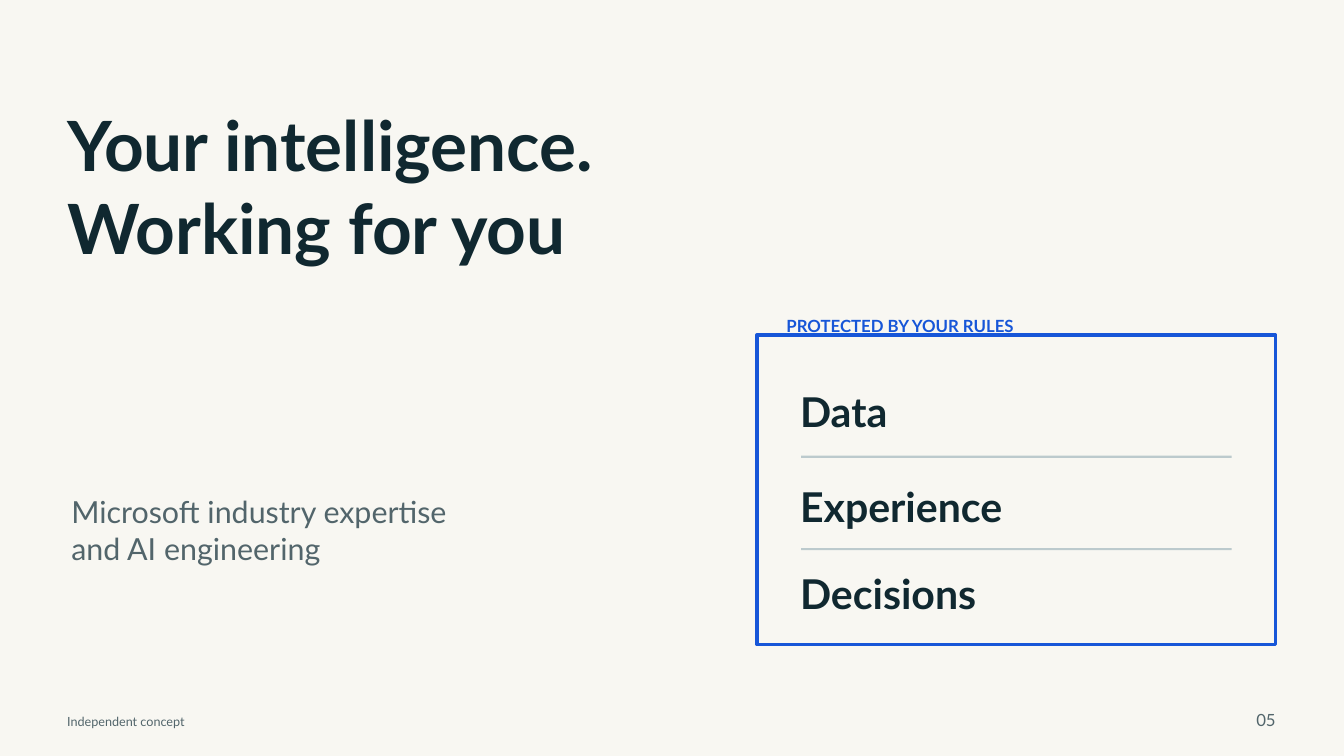
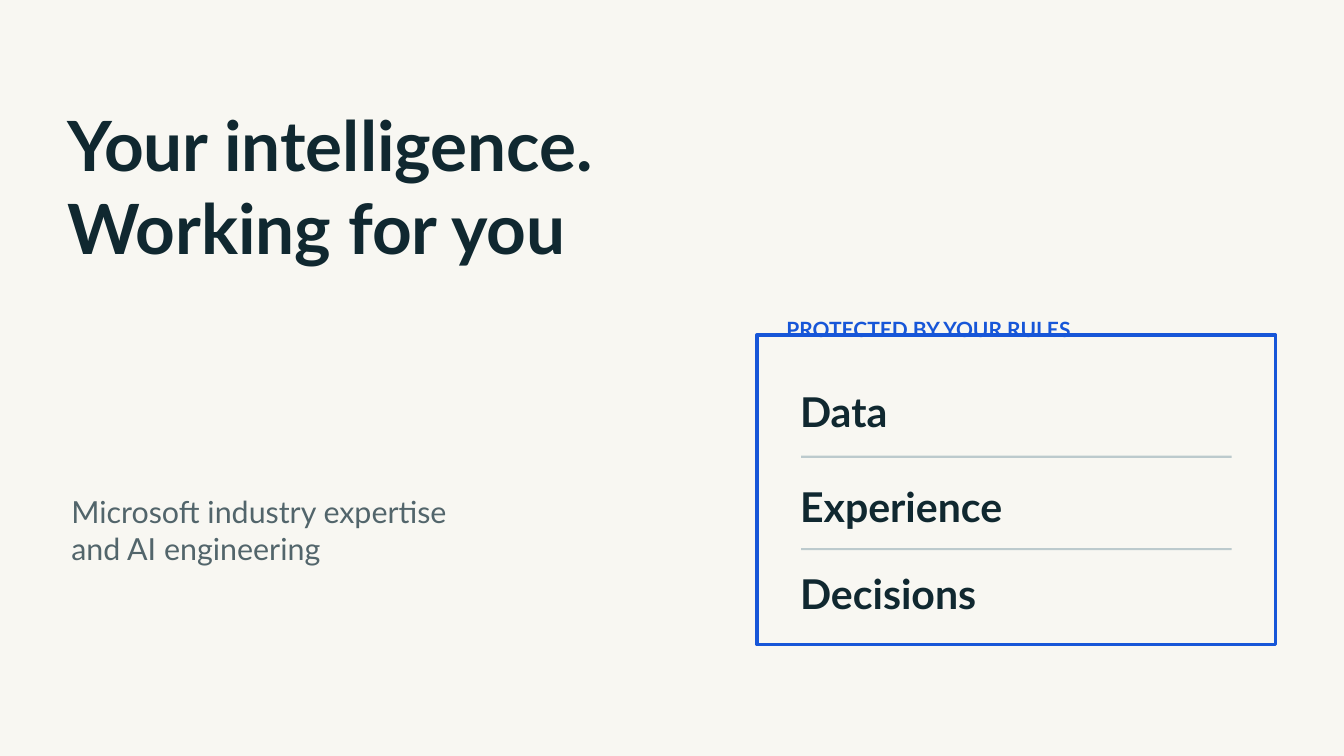
Before and after one commit to meobrien22/Meghan_Microsoft_Frontier_Portfolio, a slide deck: slide 5 of decks/frontier-customer/The-Promise-at-the-Other-End.pptx. Drawn at 1344x756 pixels with LibreOffice and Linux fonts; fonts in the diff are those of the drawing. Boxes give left, top, right and bottom in pixels: in the first picture for what was removed or moved away, otherwise in the second. Text is boxed around its words. In the diff, an @@ line names an element or a change of style, - is before the commit and + after.

```diff
--- a/decks/frontier-customer/The-Promise-at-the-Other-End.pptx
+++ b/decks/frontier-customer/The-Promise-at-the-Other-End.pptx
@@ text "PROTECTED BY YOUR RULES" at [786,321,1070,337]: size 12 to 15 pt @@
@@ text removed at [67,716,184,728] @@
-Independent concept
@@ text removed at [1256,714,1275,726] @@
-05
```
Also in this commit, not shown: 12 other slides changed, 1 slide removed, 27 other files.
